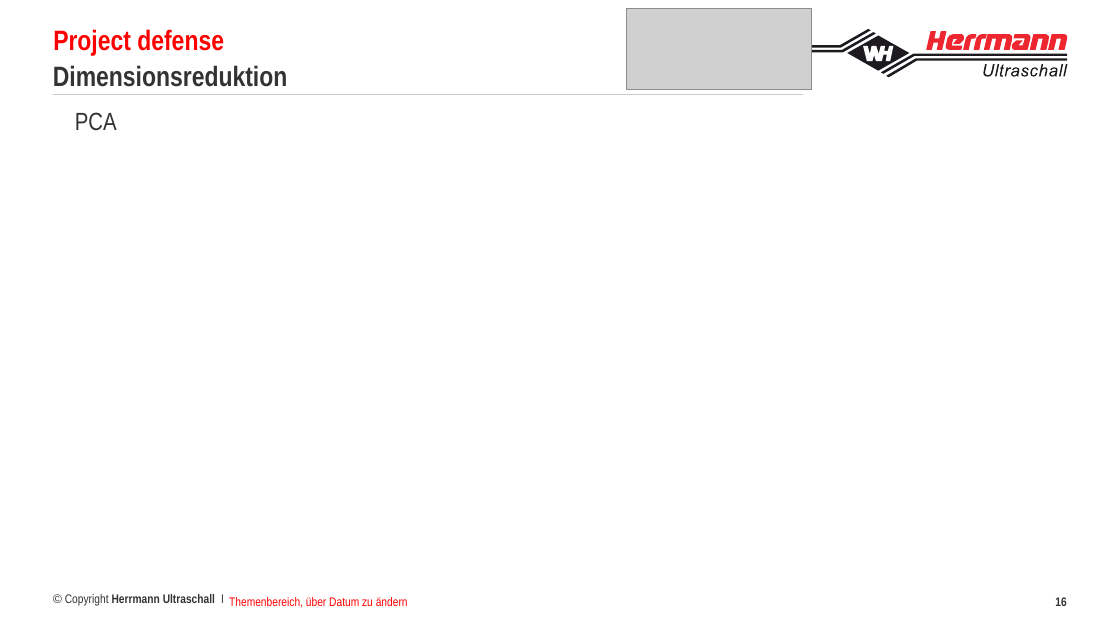
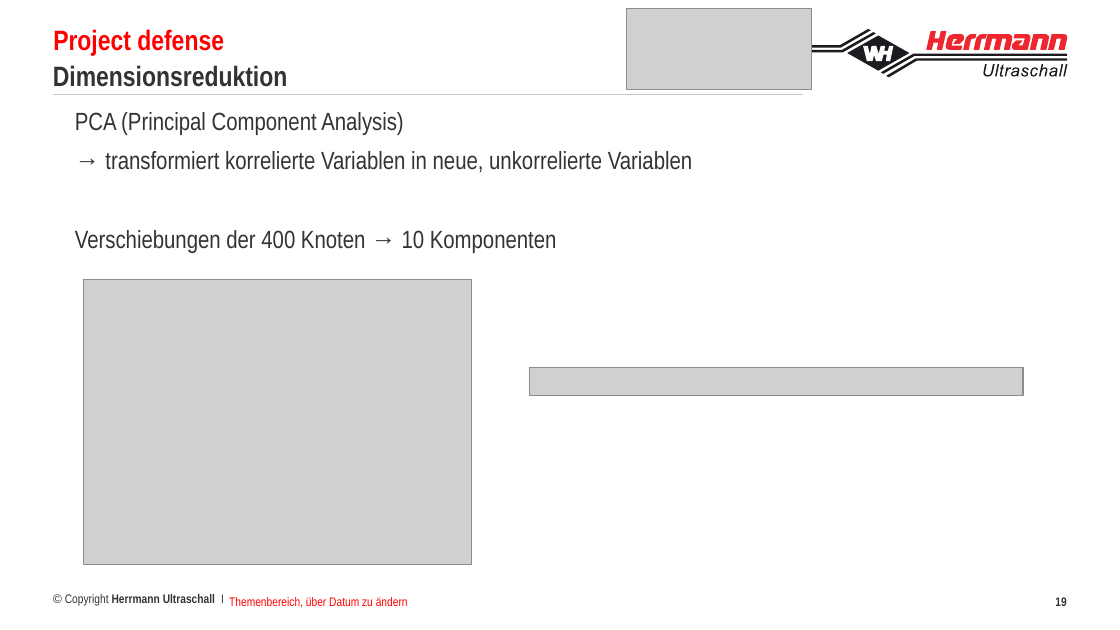
Before and after one commit to francoisbrouet/sep24_cds_int_us-welding, a slide deck: slide 19 of report/Präsentation-HU DataScience Projekt FBr.pptx (slide 16 before the commit). Drawn at 1120x630 pixels with LibreOffice and Linux fonts; fonts in the diff are those of the drawing; grey boxes stand for pictures; background and template pictures are left out. Boxes give left, top, right and bottom in pixels: in the first picture for what was removed or moved away, otherwise in the second. Text is boxed around its words. In the diff, an @@ line names an element or a change of style, - is before the commit and + after.

```diff
--- a/report/Präsentation-HU DataScience Projekt FBr.pptx
+++ b/report/Präsentation-HU DataScience Projekt FBr.pptx
@@ text at [75, 112, 692, 253]: text changed @@
-  PCA
+  PCA (Principal Component Analysis)
+  → transformiert korrelierte Variablen in neue, unkorrelierte Variablen
+  Verschiebungen der 400 Knoten → 10 Komponenten
@@ picture added at [84, 280, 473, 564] @@
@@ picture added at [530, 367, 1024, 395] @@
```
Also in this commit, not shown: 1 other slide changed, 4 slides added, 2 other files.
